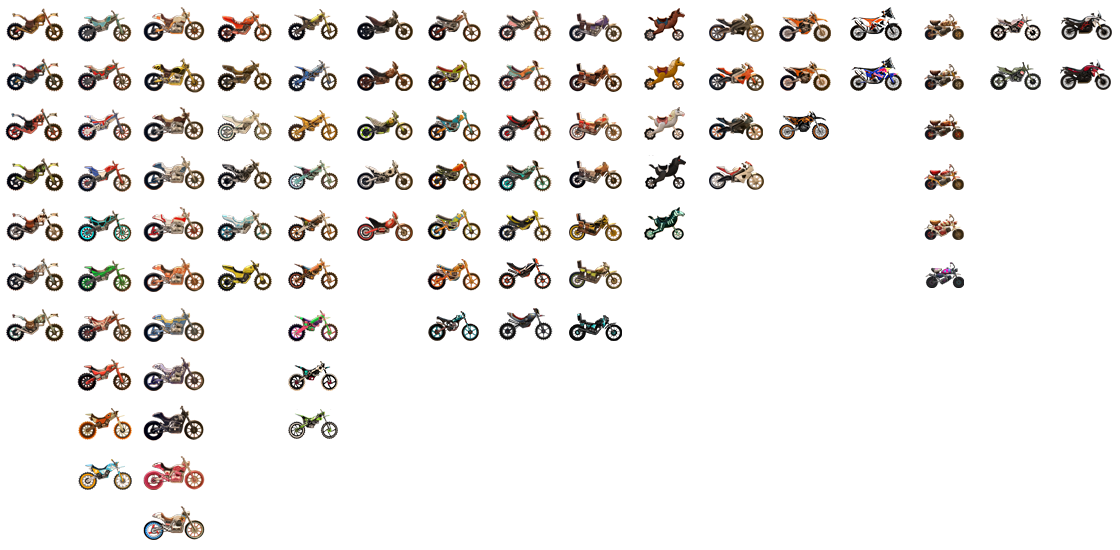
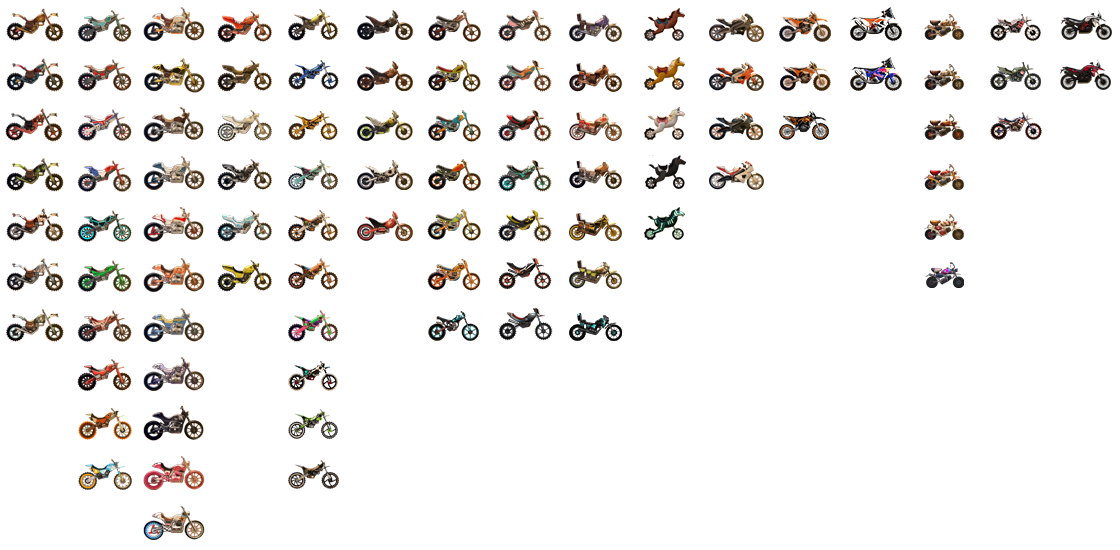
Layer changes from the first w=1120, h=550 image to the second:
added group "mini" with 18 layers over [288, 60, 1042, 492]
added layer "Ebene 2" in group "mini" over [288, 460, 339, 492]
moved "mantis" into group "mini", painted on it over [288, 60, 339, 142]
added layer "Ebene 1" in group "mini" over [990, 111, 1042, 140]
